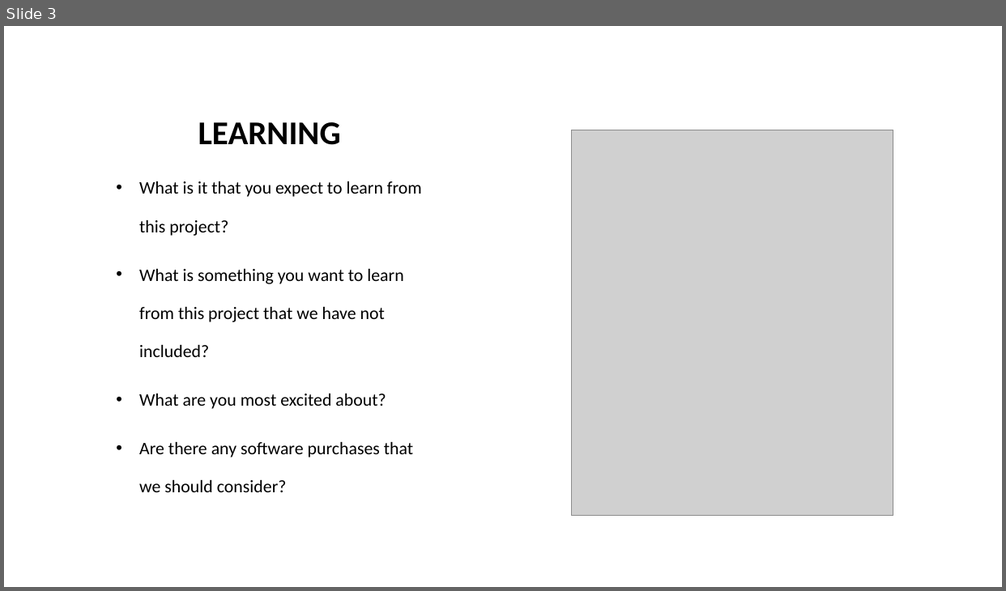
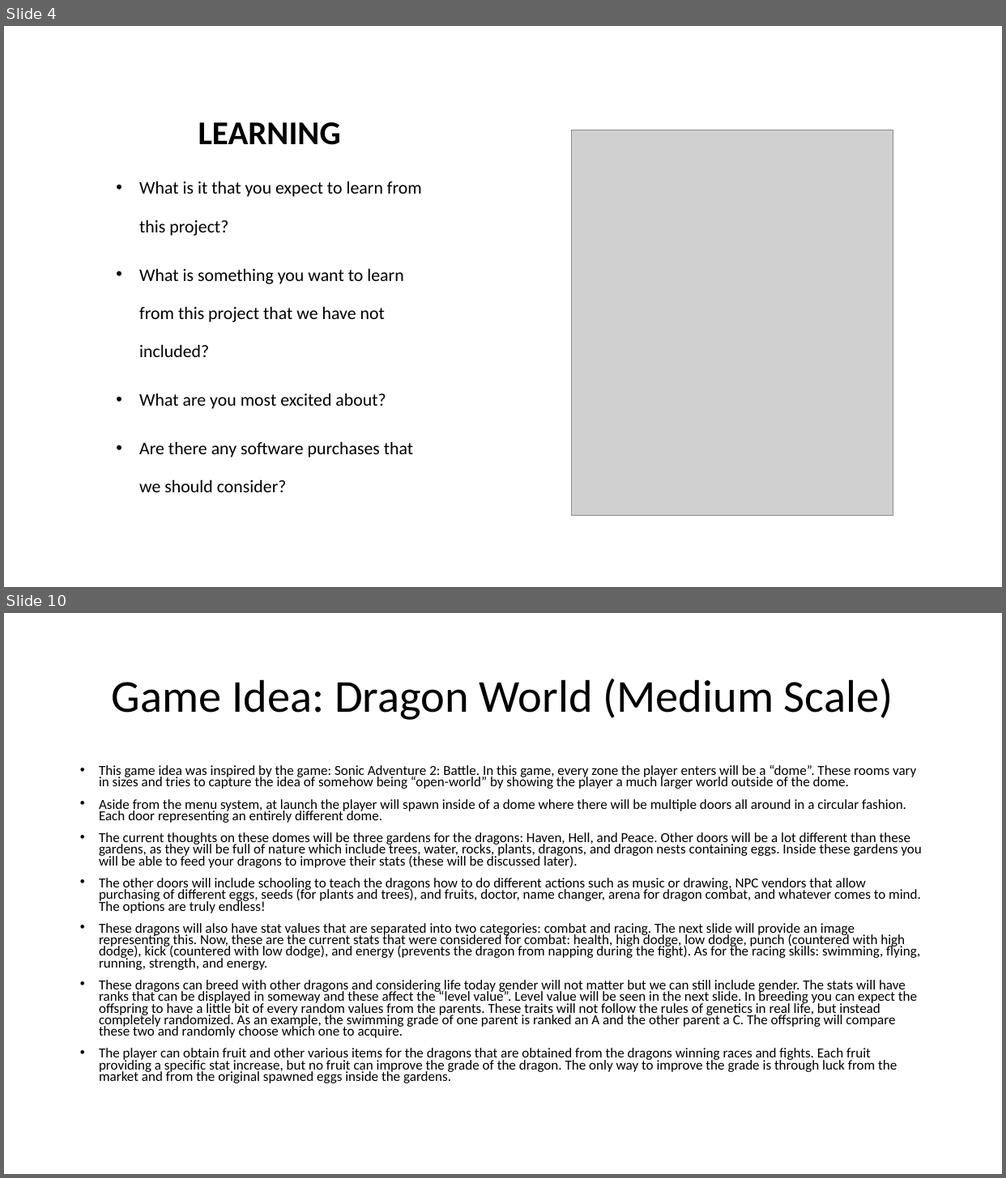
Before and after one commit to jorrtayl/Group-Project, a slide deck: Group Project.pptx. Shown one above the other, each under a label of ours: slide 3 before the commit, slides 4 and 10 after it; the slides between them are not shown. The pictures are 1006x591 and 1006x1178 pixels, drawn with LibreOffice and Linux fonts; fonts in the diff are those of the drawing; grey boxes stand for pictures. Boxes give left, top, right and bottom in pixels: in the first picture for what was removed or moved away, otherwise in the second. Text is boxed around its words. In the diff, an @@ line names an element or a change of style, - is before the commit and + after.

```diff
--- a/Group Project.pptx
+++ b/Group Project.pptx
@@ slide 10 added at [4, 613, 1002, 1174], background #FFFFFF @@
@@ title added at [112, 679, 893, 720], 44 pt, text #000000 @@
+Game Idea: Dragon World (Medium Scale)
@@ text added at [99, 765, 921, 1084], 13.3 pt, text #000000 @@
+• This game idea was inspired by the game: Sonic Adventure 2: Battle. In this game, every zone the player enters will be a “dome”. These rooms vary in sizes and tries to capture the idea of somehow being “open-world” by showing the player a much larger world outside of the dome.
+• Aside from the menu system, at launch the player will spawn inside of a dome where there will be multiple doors all around in a circular fashion. Each door representing an entirely different dome.
+• The current thoughts on these domes will be three gardens for the dragons: Haven, Hell, and Peace. Other doors will be a lot different than these gardens, as they will be full of nature which include trees, water, rocks, plants, dragons, and dragon nests containing eggs. Inside these gardens you will be able to feed your dragons to improve their stats (these will be discussed later).
+• The other doors will include schooling to teach the dragons how to do different actions such as music or drawing, NPC vendors that allow purchasing of different eggs, seeds (for plants and trees), and fruits, doctor, name changer, arena for dragon combat, and whatever comes to mind. The options are truly endless!
+• These dragons will also have stat values that are separated into two categories: combat and racing. The next slide will provide an image representing this. Now, these are the current stats that were considered for combat: health, high dodge, low dodge, punch (countered with high dodge), kick (countered with low dodge), and energy (prevents the dragon from napping during the fight). As for the racing skills: swimming, flying, running, strength, and energy.
+• These dragons can breed with other dragons and considering life today gender will not matter but we can still include gender. The stats will have ranks that can be displayed in someway and these affect the “level value”. Level value will be seen in the next slide. In breeding you can expect the offspring to have a little bit of every random values from the parents. These traits will not follow the rules of genetics in real life, but instead completely randomized. As an example, the swimming grade of one parent is ranked an A and the other parent a C. The offspring will compare these two and randomly choose which one to acquire.
+• The player can obtain fruit and other various items for the dragons that are obtained from the dragons winning races and fights. Each fruit providing a specific stat increase, but no fruit can improve the grade of the dragon. The only way to improve the grade is through luck from the market and from the original spawned eggs inside the gardens.
@@ what was slide 3 is now slide 4 @@
```
Also in this commit, not shown: 6 other slides added, 4 slides removed.
